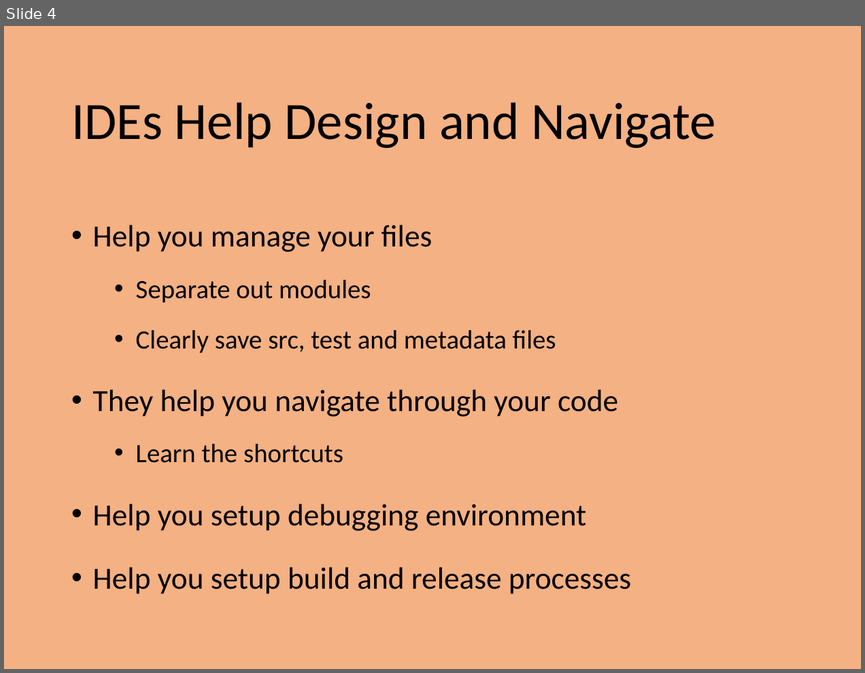
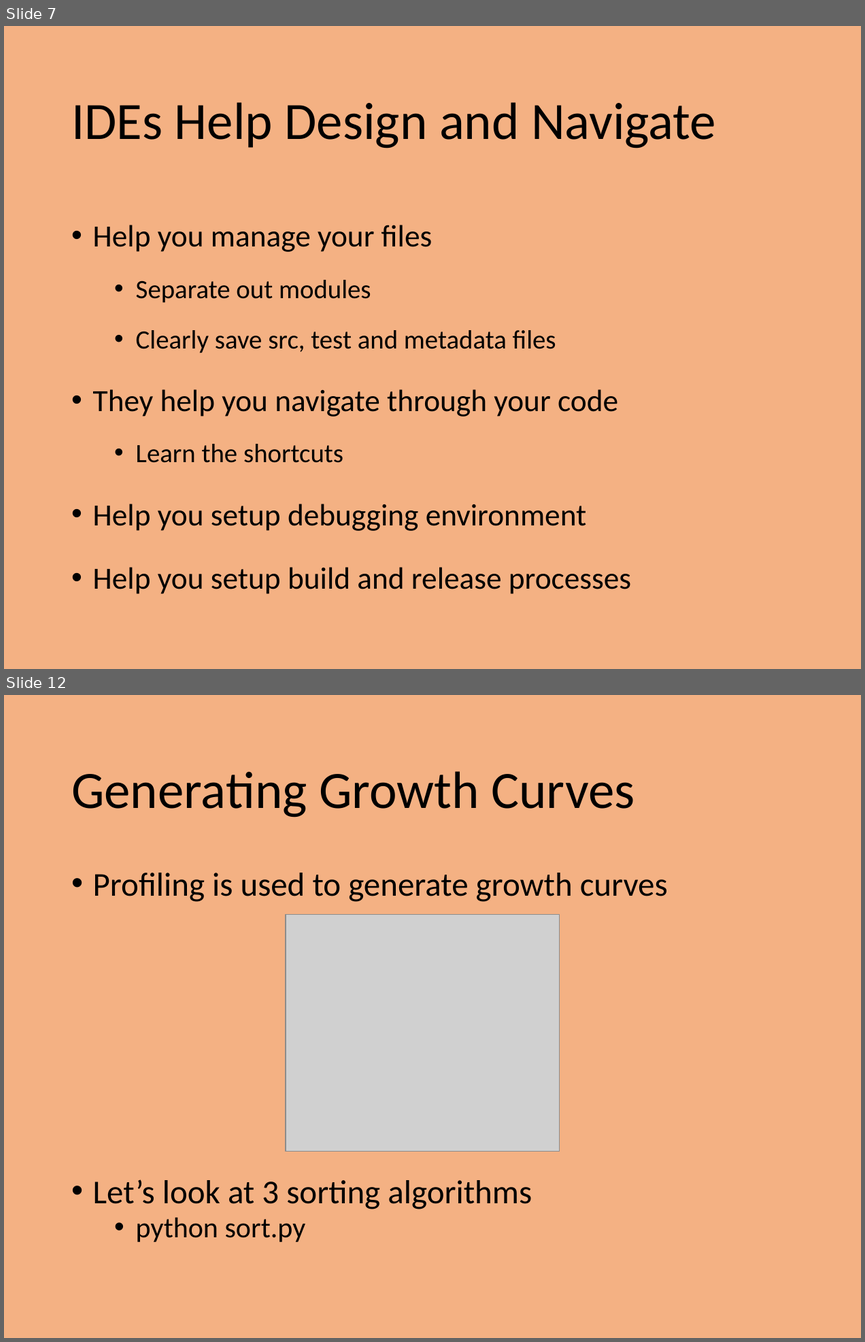
Before and after one commit to PrincetonUniversity/intro_debugging, a slide deck: 01_overview/Introduction_To_Debugging.pptx. Shown one above the other, each under a label of ours: slide 4 before the commit, slides 7 and 12 after it; the slides between them are not shown. The pictures are 865x673 and 865x1342 pixels, drawn with LibreOffice and Linux fonts; fonts in the diff are those of the drawing; grey boxes stand for pictures. Boxes give left, top, right and bottom in pixels: in the first picture for what was removed or moved away, otherwise in the second. Text is boxed around its words. In the diff, an @@ line names an element or a change of style, - is before the commit and + after.

Commit message:
Made edits to the python profile examples.

```diff
--- a/01_overview/Introduction_To_Debugging.pptx
+++ b/01_overview/Introduction_To_Debugging.pptx
@@ slide 12 added at (4,695,861,1338), background #F4B183 @@
@@ title added at (71,771,634,817), 44 pt, text #000000 @@
+Generating Growth Curves
@@ text added at (93,872,668,1242), 28 pt, text #000000 @@
+• Profiling is used to generate growth curves
+• Let’s look at 3 sorting algorithms
+  • python sort.py
@@ picture added at (286,915,559,1151) @@
@@ what was slide 4 is now slide 7 @@
```
Also in this commit, not shown: 8 slides changed, 5 other slides added, 4 other files.
